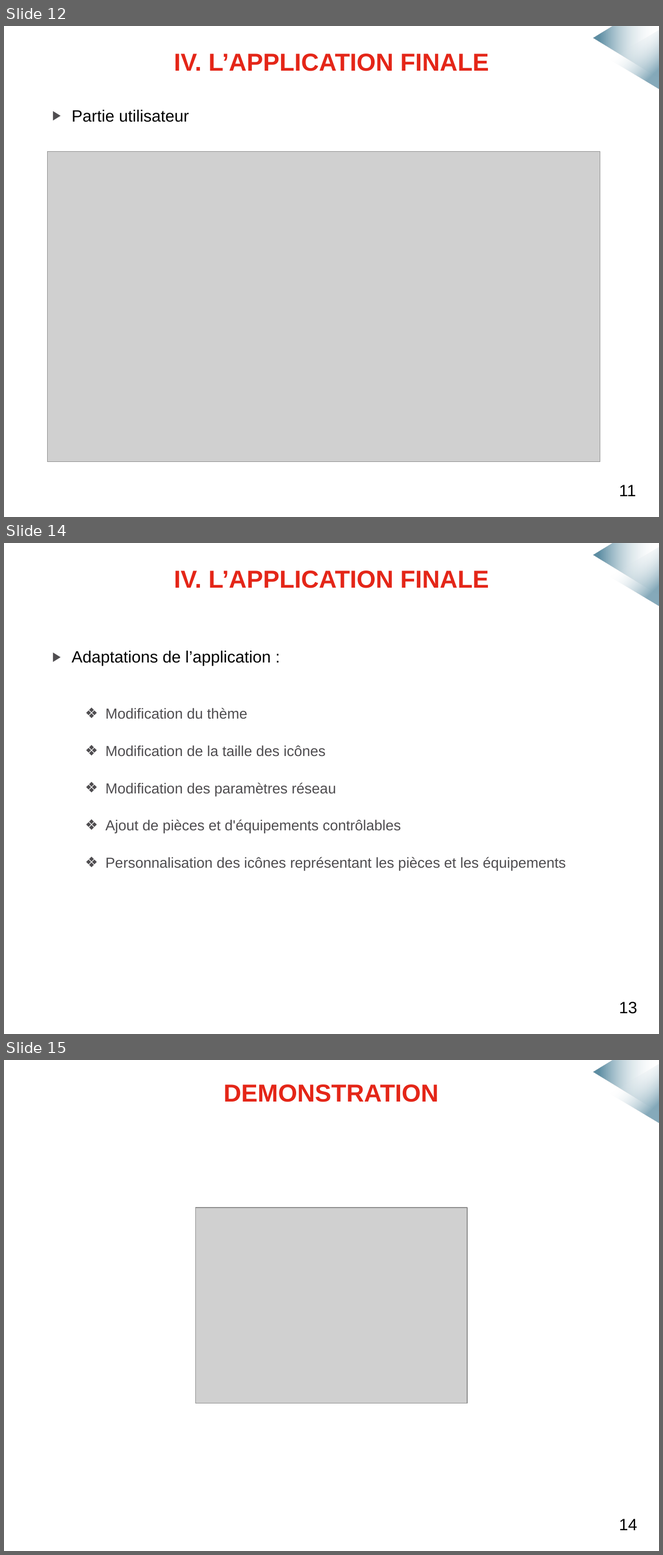
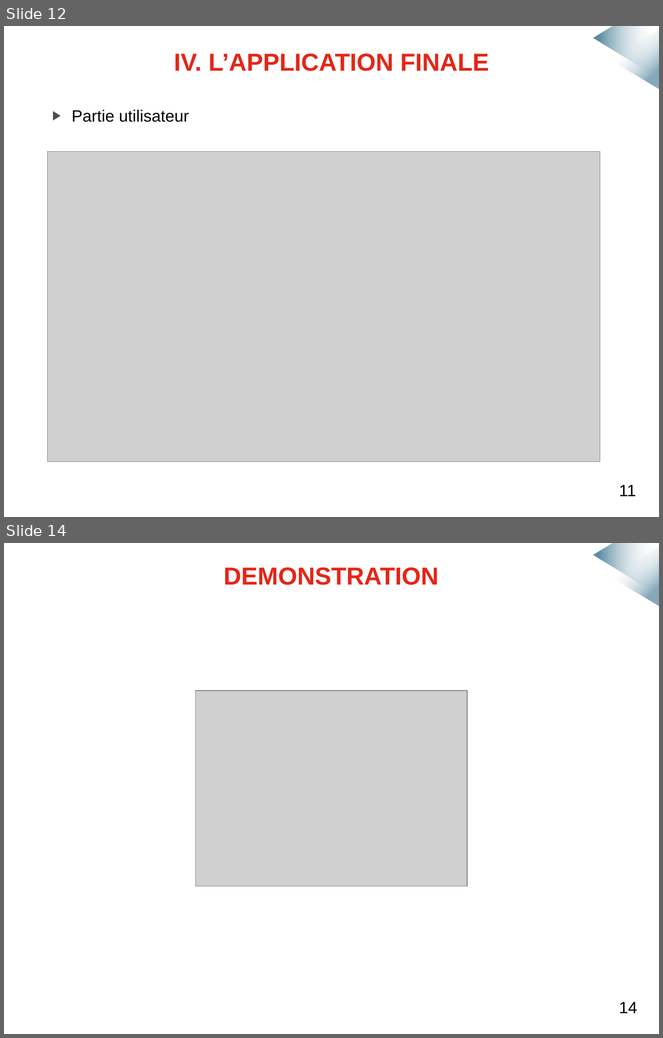
Before and after one commit to mmeven/EP_Domotique_Tablette, a slide deck: Rendu/Diapo_soutenance.pptx. Shown one above the other, each under a label of ours: slides 12, 14 and 15 before the commit, slides 12 and 14 after it; the slides between them are not shown. The pictures are 663x1555 and 663x1038 pixels, drawn with LibreOffice and Linux fonts; fonts in the diff are those of the drawing; grey boxes stand for pictures; background and template pictures are left out. Boxes give left, top, right and bottom in pixels: in the first picture for what was removed or moved away, otherwise in the second. Text is boxed around its words. In the diff, an @@ line names an element or a change of style, - is before the commit and + after.

```diff
--- a/Rendu/Diapo_soutenance.pptx
+++ b/Rendu/Diapo_soutenance.pptx
@@ slide 14 removed at <box>4,543,659,1034</box>, background #FFFFFF; not listed: 2 template elements that a slide beside it also shows @@
@@ text removed at <box>174,571,489,588</box> @@
-IV. L’APPLICATION FINALE
@@ text removed at <box>72,651,566,871</box> @@
-▶ Adaptations de l’application :
-  ❖ Modification du thème
-  ❖ Modification de la taille des icônes
-  ❖ Modification des paramètres réseau
-  ❖ Ajout de pièces et d'équipements contrôlables
-  ❖ Personnalisation des icônes représentant les pièces et les équipements
@@ text removed at <box>619,1002,637,1014</box> @@
-13
@@ what was slide 15 is now slide 14 @@
```
Also in this commit, not shown: 6 slides changed.
